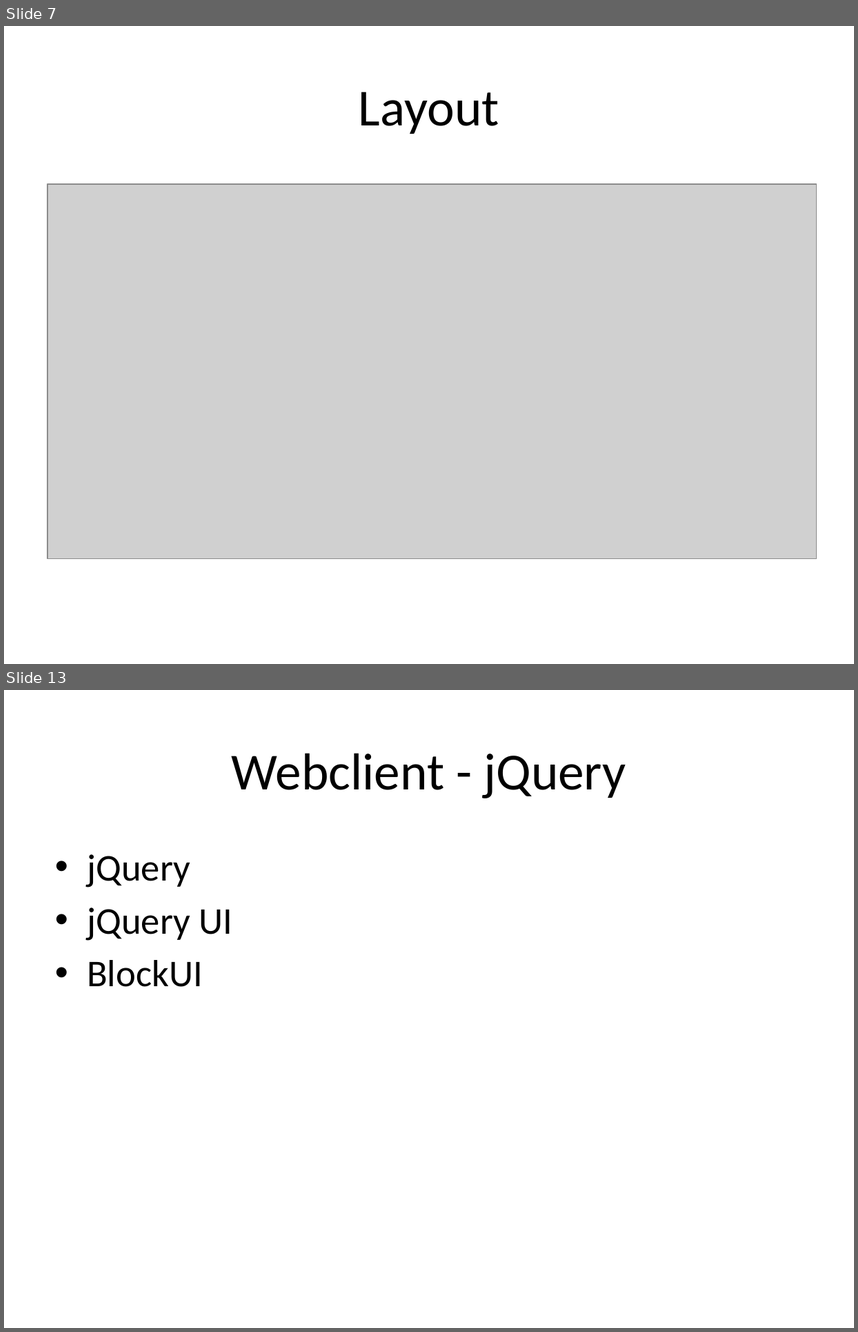
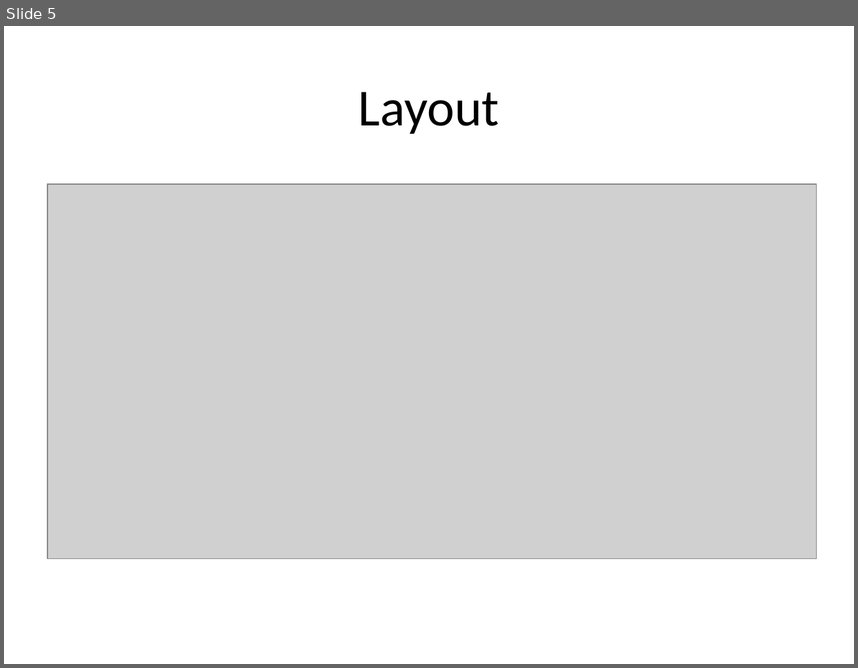
Before and after one commit to patpiech88/SportfreundeRFH, a slide deck: Dokumentation/SportfreundeRFH.pptx. Shown one above the other, each under a label of ours: slides 7 and 13 before the commit, slide 5 after it; the slides between them are not shown. The pictures are 858x1332 and 858x668 pixels, drawn with LibreOffice and Linux fonts; fonts in the diff are those of the drawing; grey boxes stand for pictures. Boxes give left, top, right and bottom in pixels: in the first picture for what was removed or moved away, otherwise in the second. Text is boxed around its words. In the diff, an @@ line names an element or a change of style, - is before the commit and + after.

```diff
--- a/Dokumentation/SportfreundeRFH.pptx
+++ b/Dokumentation/SportfreundeRFH.pptx
@@ slide 13 removed at box(4, 690, 854, 1328), background #FFFFFF @@
@@ title removed at box(231, 753, 626, 798) @@
-Webclient - jQuery
@@ text removed at box(87, 854, 233, 987) @@
-• jQuery
-• jQuery UI
-• BlockUI
@@ what was slide 7 is now slide 5 @@
```
Also in this commit, not shown: 5 slides changed, 9 slides added, 5 other slides removed.
